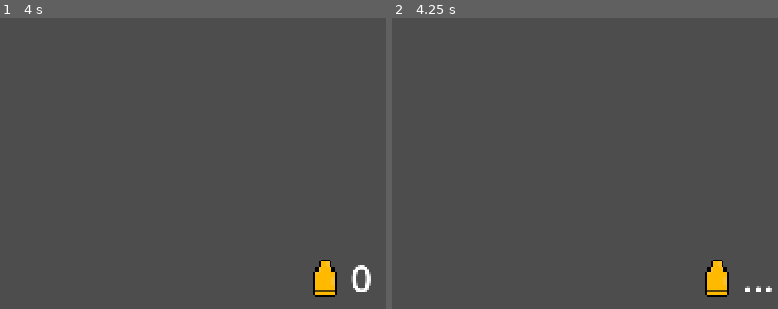
Above: before the commit, frames 1-2 (left to right).
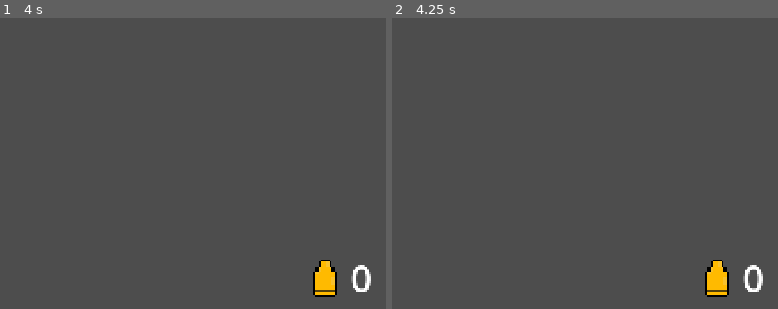
Above: after the commit, the same moments.

Repository: vladydad/Invasion_godot
Game: Godot game, scene res://Tutorial.tscn
The game is run twice, just before and just after one commit, with the same random seed, the same clock (stepped at 60 frames per second) and the same inputs.
Inputs (mouse positions are % of the whole screen's width and height, from its top left):
- Up to frame 1 (4 s): tap Enter at 0.5, 2.75 s; move the mouse to (47, 72) at 0.52 s; hold Up (ui_up) 0.53-2.03 s; tap V (Silencer) at 0.6, 1.55, 2.1, 2.85, 3.8 s; move the mouse to (83, 67) at 1.27 s; click (83, 67) at 1.35 s; tap Space at 2, 3.5 s; move the mouse to (21, 36) at 2.02 s; hold Left (ui_left) 2.03-3.53 s; move the mouse to (57, 51) at 2.77 s; move the mouse to (36, 26) at 3.52 s; press the mouse at (36, 26) at 3.53 s; hold Down (ui_down) from 3.53 s (still down)
- Up to frame 2 (4.25 s): keep holding Down (ui_down); tap R (Reload) at 4.15 s
The pictures show only the part of the screen within x 50-100%, y 50-100%; the shares and areas given below are measured in that part.

Frame 1 is identical in both runs. In frame 2, 0.3% of the frame differs, in the area x 90-99%, y 84-95%.

Commit message:
s

Diff:
--- a/invasion/player.gd
+++ b/invasion/player.gd
@@ -19,6 +19,7 @@
 @onready var ammo_label = $"../CanvasLayer/AmmoLabel"
 
 func highspeed():
+	$PickupSound.play()
 	fast = true
 	$"../CanvasLayer2/AnimatedSprite2D".visible = true
 	$"../CanvasLayer2/AnimatedSprite2D".play("default")
@@ -31,9 +32,11 @@
 	$"../CanvasLayer2/AnimatedSprite2D".visible = false
 
 func maxhealth():
+	$PickupSound.play()
 	health=100
 
 func pickup_weapon(picked):
+	$PickupSound.play()
 	weapon = picked
 	if weapon == "pistol":
 		ammo = 10
@@ -60,12 +63,9 @@
 		$"../CanvasLayer2/Bloodoverlay".play("default")
 
 	if Input.is_action_pressed("Reload"):
-		reload()
-
-	if velocity.length() > 0 and $WalkingSound.playing == false:
-		$WalkingSound.play()
-	else:
-		$WalkingSound.stop()
+		if weapon == "ar" or weapon == "pistol" or weapon == "bazooka":
+			reload()
+
 
 	if velocity.length() > 0:
 		if weapon == "arms":
@@ -80,12 +80,10 @@
 			$AnimatedSprite2D.play("shank")
 		elif weapon == "ar":
 			$AnimatedSprite2D.play("m4a1")
-
 	elif stabbing == true:
 		$AnimatedSprite2D.play("swing")
 	else:
 		$AnimatedSprite2D.stop()
-
 
 func reload():
 	reloading = true
@@ -114,7 +112,8 @@
 	elif weapon=="pistol" and fast==false:
 		speed=280
 
-	if Input.is_action_just_pressed("Silencer"):
+	if Input.is_action_just_pressed("Silencer") and weapon == "ar":
+		$ModeSound.play()
 		if m4silencer == false:
 			m4silencer = true
 		else:
@@ -133,7 +132,6 @@
 	velocity = move_direction * speed
 	move_and_slide()
 
-
 	if Input.is_action_just_pressed("Shoot") and canShoot:
 		if weapon == "pistol":
 			shootPistol()
--- a/invasion/player.tscn
+++ b/invasion/player.tscn
@@ -15,7 +15,9 @@
 [ext_resource type="Texture2D" uid="uid://1fw41vsr4xhh" path="res://mainCharacter/New Piskel (9).png" id="10_bwjto"]
 [ext_resource type="AudioStream" uid="uid://di7bmfl8f5fa" path="res://audio/stab.mp3" id="11_nvl01"]
 [ext_resource type="AudioStream" uid="uid://yvp3rixkwytc" path="res://audio/Timeline 1.mp3" id="15_606se"]
+[ext_resource type="AudioStream" uid="uid://l81h30portbg" path="res://audio/pickup.mp3" id="15_q13i1"]
 [ext_resource type="AudioStream" uid="uid://btj0itv330go5" path="res://audio/816017__qubodup__dry-footsteps-loop.wav" id="16_u1c27"]
+[ext_resource type="AudioStream" uid="uid://cpwjxk1oh4aay" path="res://audio/797644__cpfcfan10__generic-metallic-click-3.wav" id="17_op7ga"]
 
 [sub_resource type="RectangleShape2D" id="RectangleShape2D_7xv1m"]
 size = Vector2(87.5, 96)
@@ -485,6 +487,9 @@
 stream = ExtResource("11_nvl01")
 max_polyphony = 5
 
+[node name="PickupSound" type="AudioStreamPlayer2D" parent="." unique_id=2042825848]
+stream = ExtResource("15_q13i1")
+
 [node name="SilencerSound" type="AudioStreamPlayer2D" parent="." unique_id=1708175020]
 stream = ExtResource("15_606se")
 volume_db = -0.4
@@ -492,3 +497,6 @@
 
 [node name="WalkingSound" type="AudioStreamPlayer2D" parent="." unique_id=1185203483]
 stream = ExtResource("16_u1c27")
+
+[node name="ModeSound" type="AudioStreamPlayer2D" parent="." unique_id=192684301]
+stream = ExtResource("17_op7ga")
Not shown, added: invasion/audio/797644__cpfcfan10__generic-metallic-click-3.wav.import
Not shown, added: invasion/audio/797644__cpfcfan10__generic-metallic-click-3.wav
